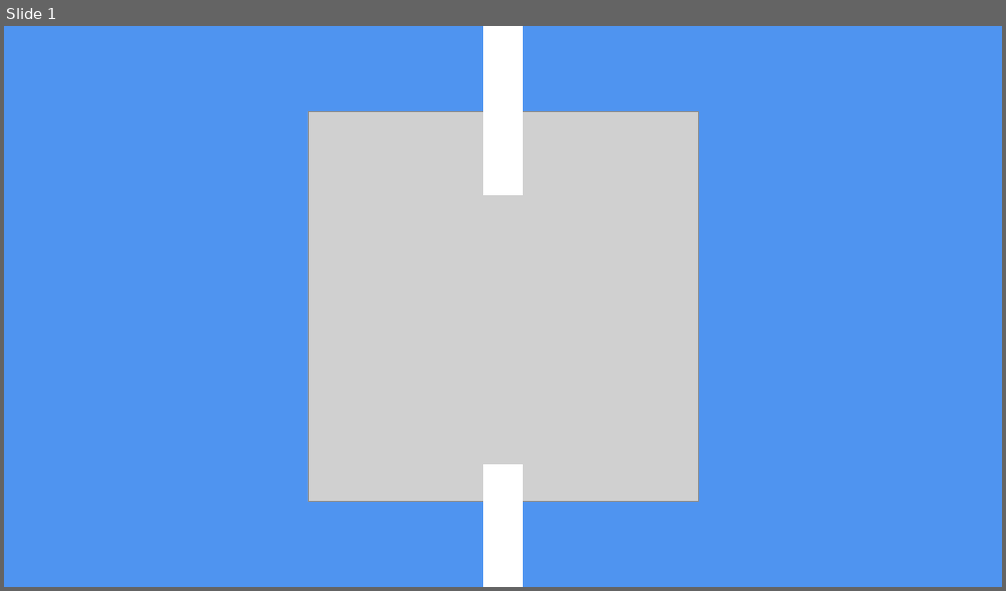
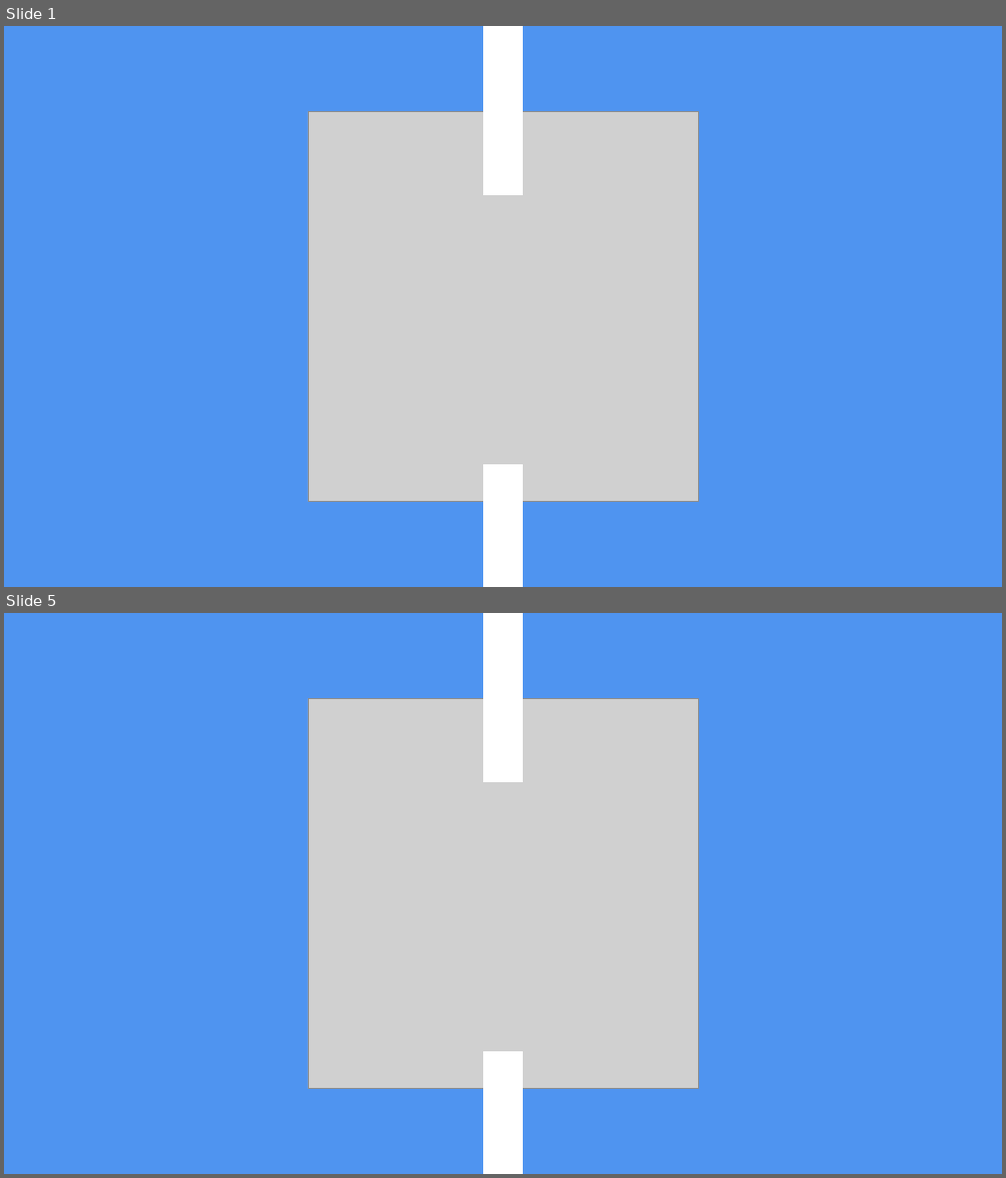
Before and after one commit to EliasDeHondt/ExercisesIndustrialEngineerUniversityAntwerp, a slide deck: DataStructures/Project/Presentation.pptx. Shown one above the other, each under a label of ours: slide 1 before the commit, slides 1 and 5 after it; the slides between them are not shown. The pictures are 1006x591 and 1006x1178 pixels, drawn with LibreOffice and Linux fonts; fonts in the diff are those of the drawing; grey boxes stand for pictures. Boxes give left, top, right and bottom in pixels: in the first picture for what was removed or moved away, otherwise in the second. Text is boxed around its words. In the diff, an @@ line names an element or a change of style, - is before the commit and + after.

```diff
--- a/DataStructures/Project/Presentation.pptx
+++ b/DataStructures/Project/Presentation.pptx
@@ slide 5 added at bbox=[4, 613, 1002, 1174], background #FFFFFF @@
@@ rectangle added at bbox=[4, 613, 503, 1174], fill #4F94F0, outline #4F94F0 1.5 pt @@
@@ rectangle added at bbox=[484, 613, 522, 781], fill #FFFFFF, outline #FFFFFF 1.5 pt @@
@@ rectangle added at bbox=[503, 613, 1002, 1174], fill #4F94F0, outline #4F94F0 1.5 pt @@
@@ picture added at bbox=[308, 698, 698, 1088] @@
@@ rectangle added at bbox=[484, 1053, 522, 1174], fill #FFFFFF, outline #FFFFFF 1.5 pt @@
```
Also in this commit, not shown: 3 other slides added, 1 slide removed, 2 other files.
